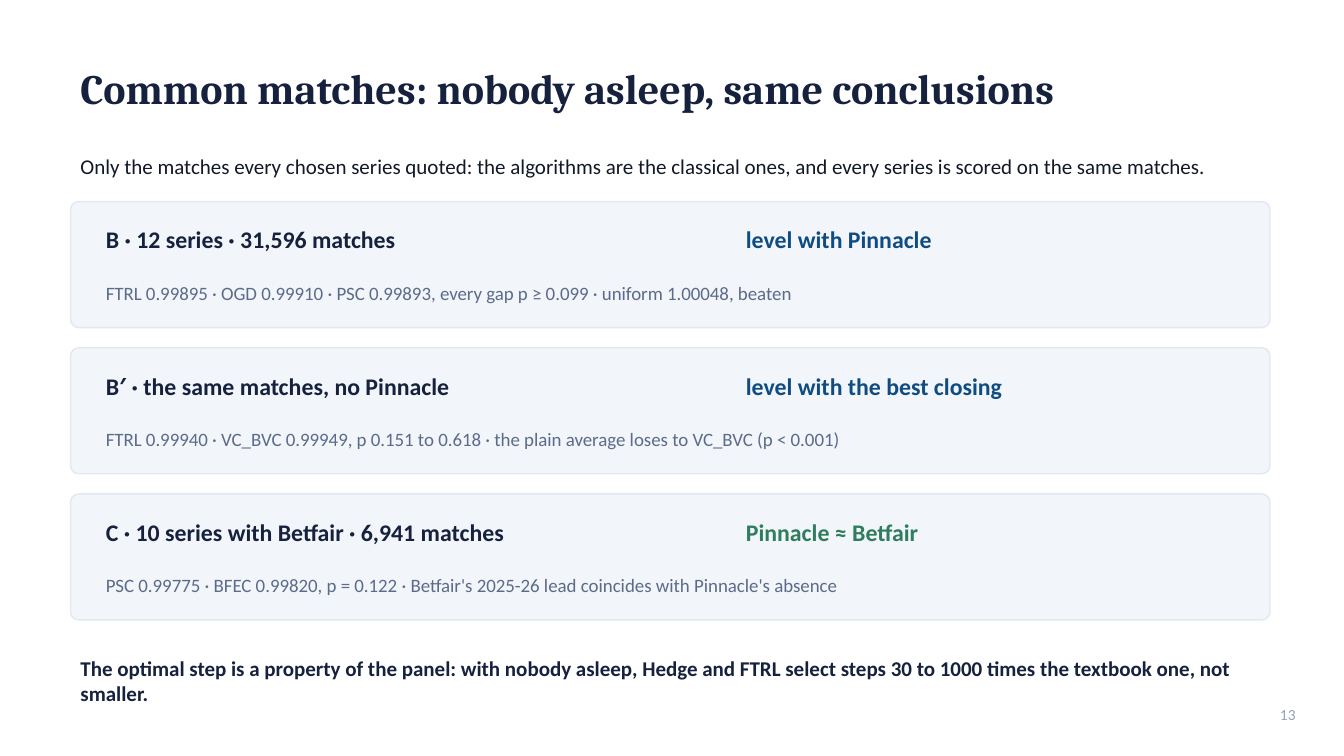
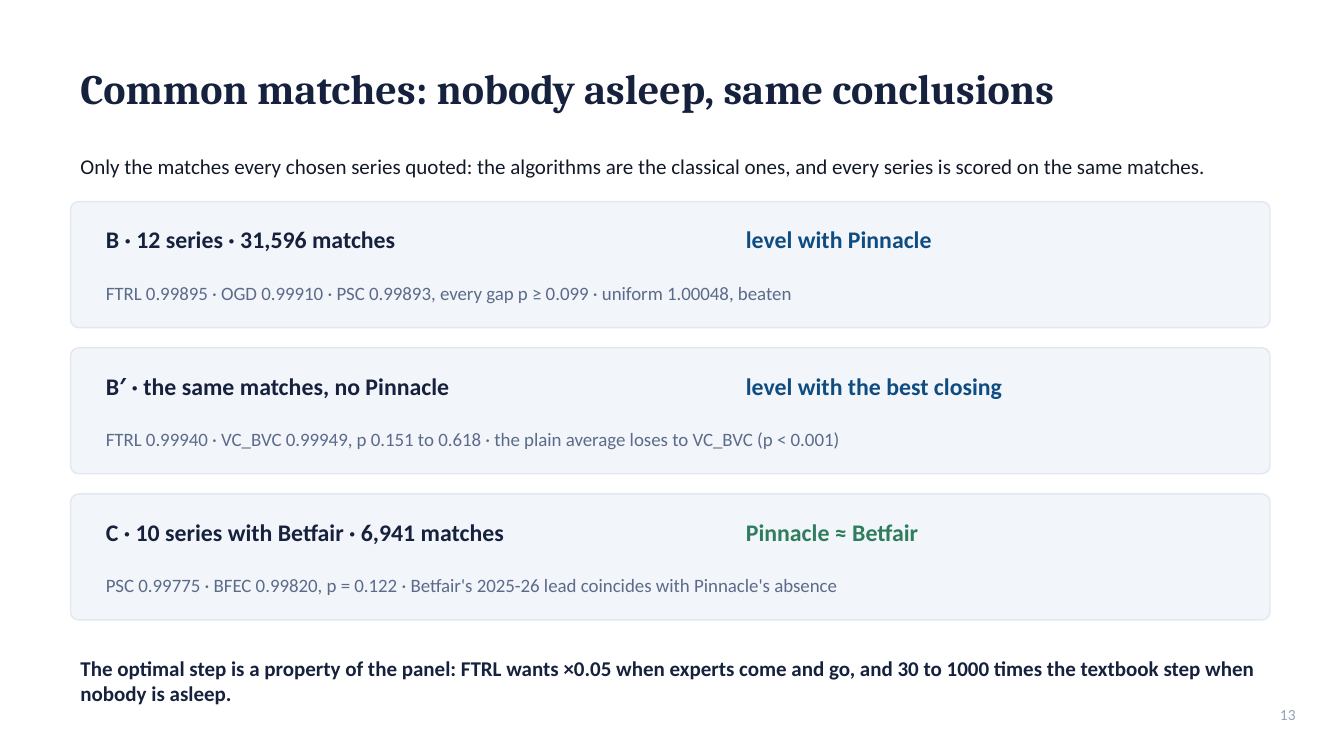
Before and after one commit to stefanos212/online-learning-betting-odds, a slide deck: slide 13 of docs/defense_presentation_short.pptx. Drawn at 1344x756 pixels with LibreOffice and Linux fonts; fonts in the diff are those of the drawing. Boxes give left, top, right and bottom in pixels: in the first picture for what was removed or moved away, otherwise in the second. Text is boxed around its words. In the diff, an @@ line names an element or a change of style, - is before the commit and + after.

```diff
--- a/docs/defense_presentation_short.pptx
+++ b/docs/defense_presentation_short.pptx
@@ text at (80,661,1254,705): text changed @@
-The optimal step is a property of the panel: with nobody asleep, Hedge and FTRL select steps 30 to 1000 times the textbook one, not smaller.
+The optimal step is a property of the panel: FTRL wants ×0.05 when experts come and go, and 30 to 1000 times the textbook step when nobody is asleep.
```
Also in this commit, not shown: 11 other slides changed, 1 slide added, 1 other file.
